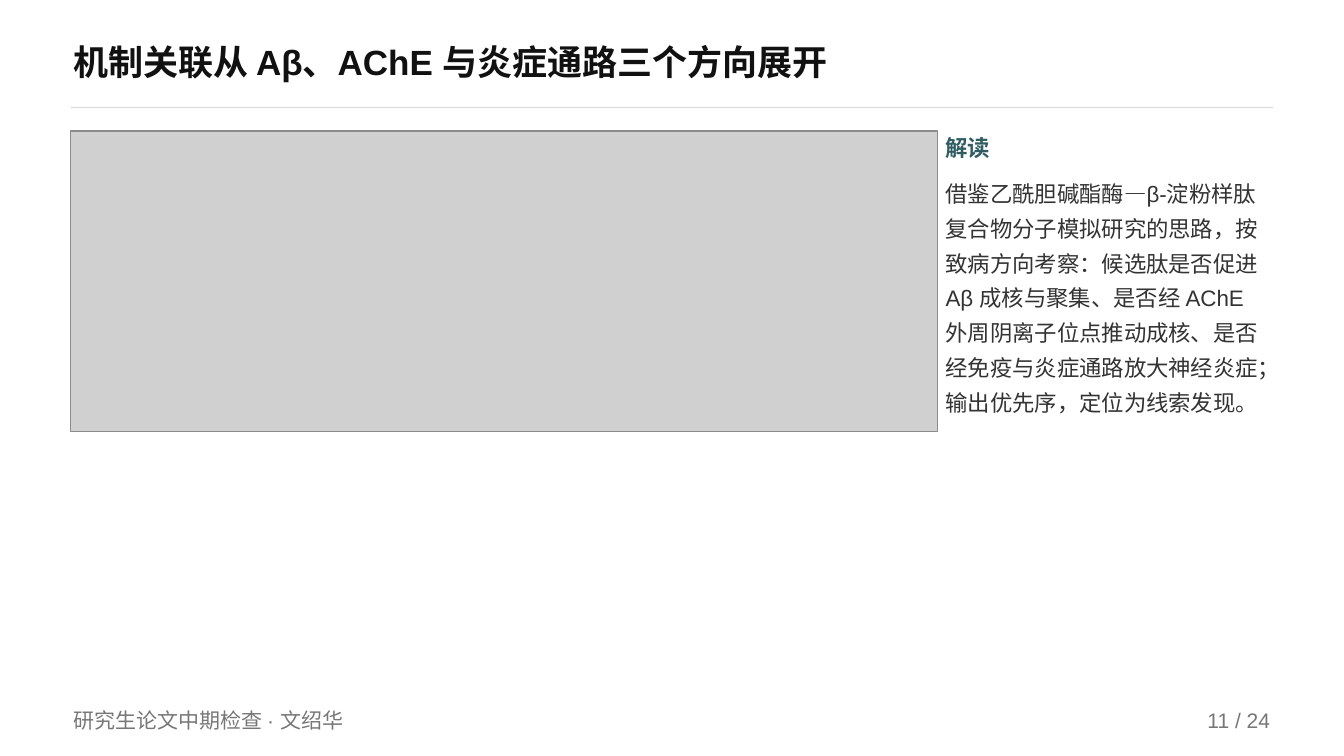
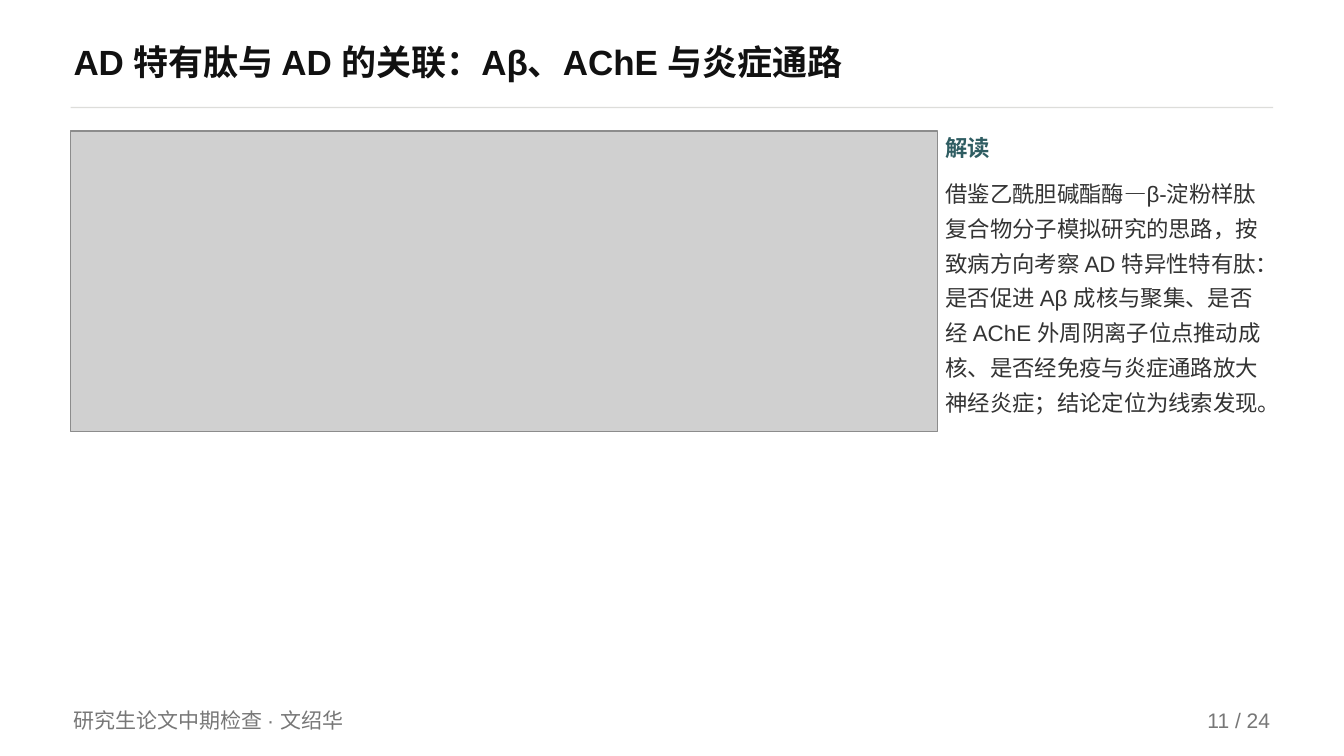
Before and after one commit to mqgg5630-cyber/zhongqi, a slide deck: slide 11 of deliverable/中期答辩_H_nature风.pptx. Drawn at 1344x756 pixels with LibreOffice and Linux fonts; fonts in the diff are those of the drawing; grey boxes stand for pictures. Boxes give left, top, right and bottom in pixels: in the first picture for what was removed or moved away, otherwise in the second. Text is boxed around its words. In the diff, an @@ line names an element or a change of style, - is before the commit and + after.

Commit message:
PPT/docx 按老师意见整改：AD 特异性特有肽、删减三页、补检查小组
- 研究对象统一为“AD 特异性特有抗菌肽”（AD 组特有）：流程页第 ⑨/⑩ 步、
  去重页、机制页、A/B—G 各版 PPT 与 4 份 docx、（60 条文献的）机制说明一致
- 关联分析落点改为“AD 特有肽与 AD 的关联”，全仓不再出现“给出候选优先序”
- 中间版 2（最终答辩 PPT）删掉“与开题计划相比”“八个问题逐一作答”“文献支撑一览”
  三页，机制页只留七环逻辑链与 AChE–Aβ 动力学，共 11 页，谢谢页仍在最后
- 流程页写明 MetaBAT2 · MaxBin2 · CONCOCT 三个分箱算法 + metaWRAP 提纯
- 检查小组成员填入 4 份 docx 与单页签字页：组长 李向阳，组员 江婷婷、孙杰、高洪伟
- 新增文献 [59] iScience 2026、[60] Front Aging Neurosci 2024 支撑“AD 组特异”，
  并把“无 AD 特有抗菌肽直接报道”写成边界
- check_all / check_ppt / check_layout / check_consistency / check_ps1 全通过（0 soft warning）

```diff
--- a/deliverable/中期答辩_H_nature风.pptx
+++ b/deliverable/中期答辩_H_nature风.pptx
@@ text at (74, 45, 843, 83): text changed @@
-机制关联从 Aβ、AChE 与炎症通路三个方向展开
+AD 特有肽与 AD 的关联：Aβ、AChE 与炎症通路
@@ text at (946, 183, 1281, 415): text changed @@
-借鉴乙酰胆碱酯酶—β-淀粉样肽复合物分子模拟研究的思路，按致病方向考察：候选肽是否促进 Aβ 成核与聚集、是否经 AChE 外周阴离子位点推动成核、是否经免疫与炎症通路放大神经炎症；输出优先序，定位为线索发现。
+借鉴乙酰胆碱酯酶—β-淀粉样肽复合物分子模拟研究的思路，按致病方向考察 AD 特异性特有肽：是否促进 Aβ 成核与聚集、是否经 AChE 外周阴离子位点推动成核、是否经免疫与炎症通路放大神经炎症；结论定位为线索发现。
```
Also in this commit, not shown: 10 other slides changed, 46 other files.
